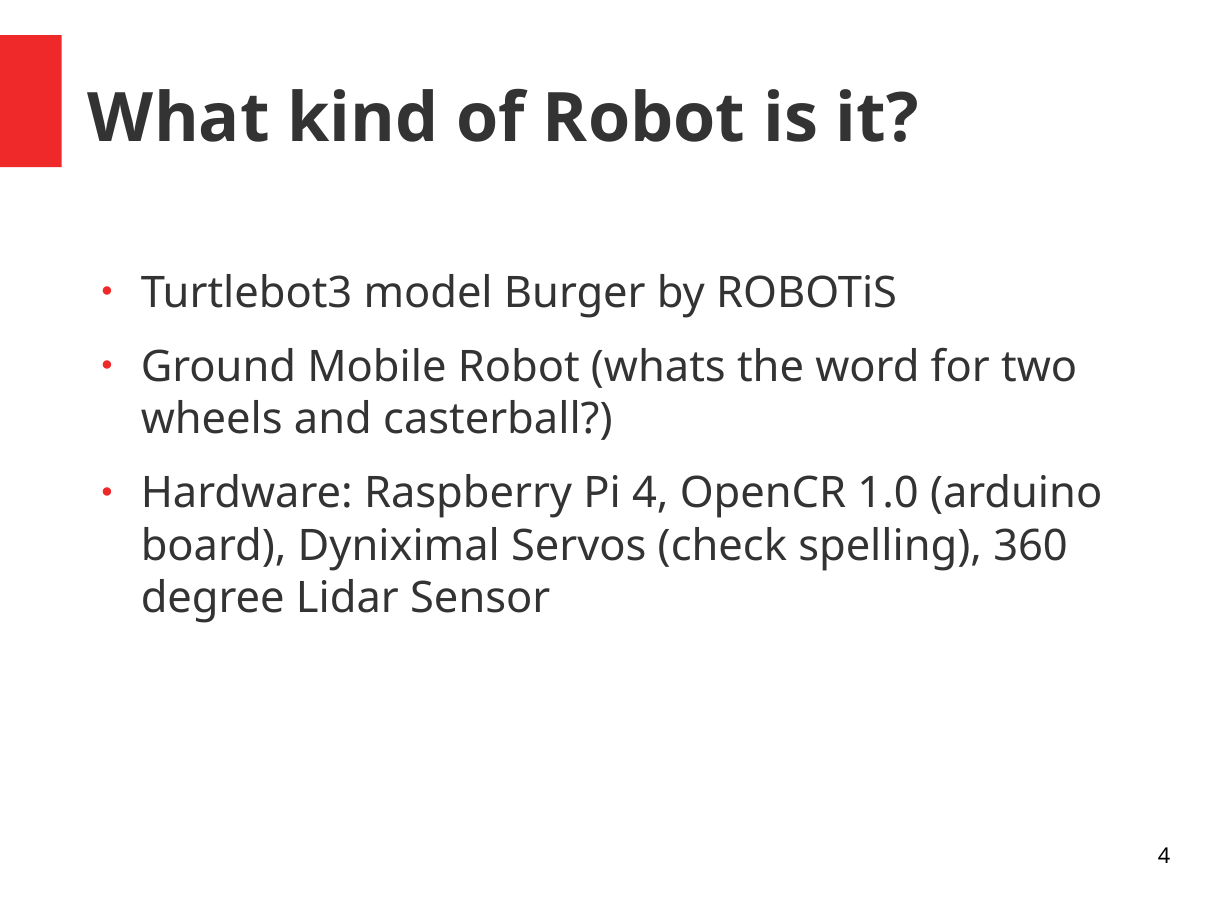
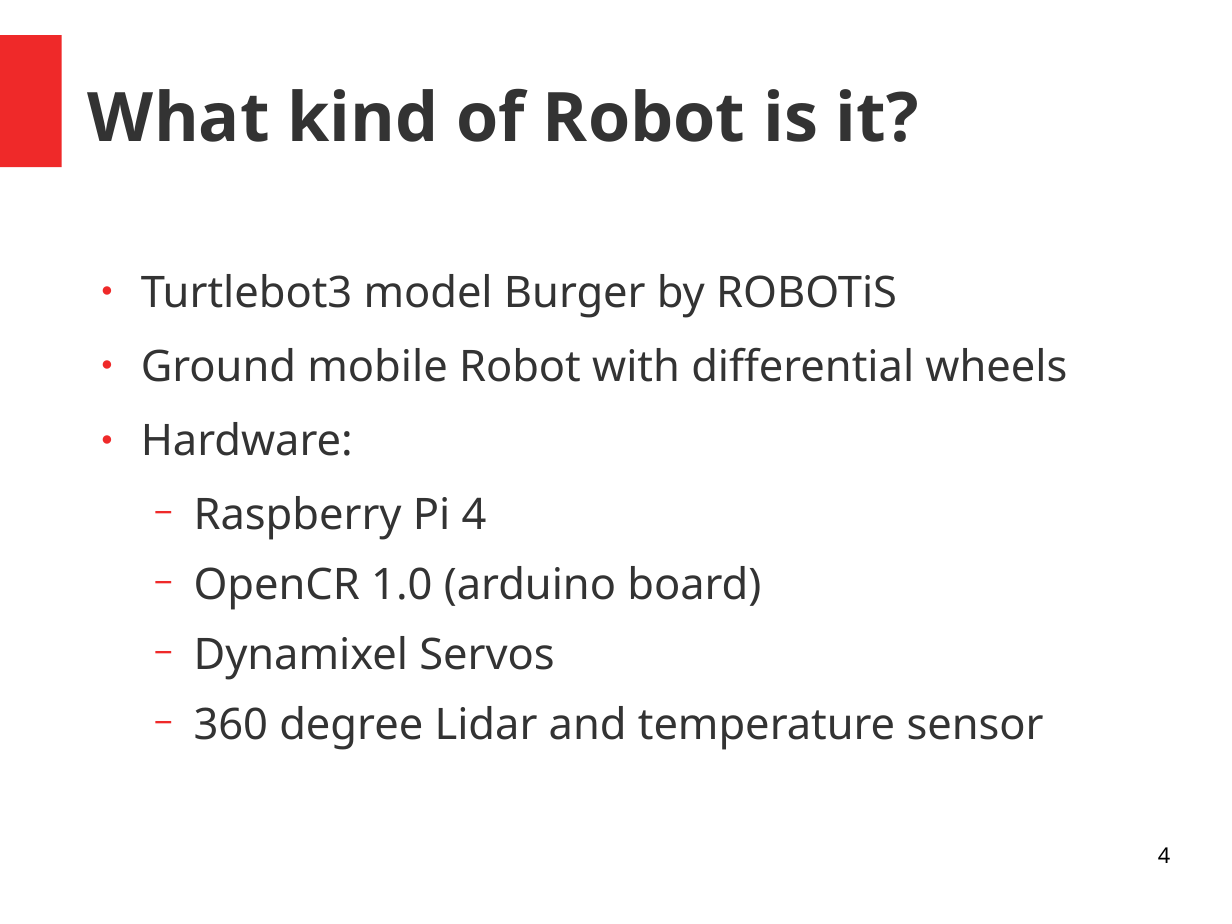
Before and after one commit to huybeme/slam_capstone, a slide deck: slide 4 of presentaton.odp. Drawn at 1232x924 pixels with LibreOffice and Linux fonts; fonts in the diff are those of the drawing. Boxes give left, top, right and bottom in pixels: in the first picture for what was removed or moved away, otherwise in the second. Text is boxed around its words. In the diff, an @@ line names an element or a change of style, - is before the commit and + after.

```diff
--- a/presentaton.odp
+++ b/presentaton.odp
@@ text at (x1=141, y1=347, x2=1067, y2=750): text changed @@
-● Ground Mobile Robot (whats the word for two wheels and casterball?)
-● Hardware: Raspberry Pi 4, OpenCR 1.0 (arduino board), Dyniximal Servos (check spelling), 360 degree Lidar Sensor
+● Ground mobile Robot with differential wheels
+● Hardware:
+  − Raspberry Pi 4
+  − OpenCR 1.0 (arduino board)
+  − Dynamixel Servos
+  − 360 degree Lidar and temperature sensor
```
Also in this commit, not shown: 6 other slides changed, 23 slides added.
